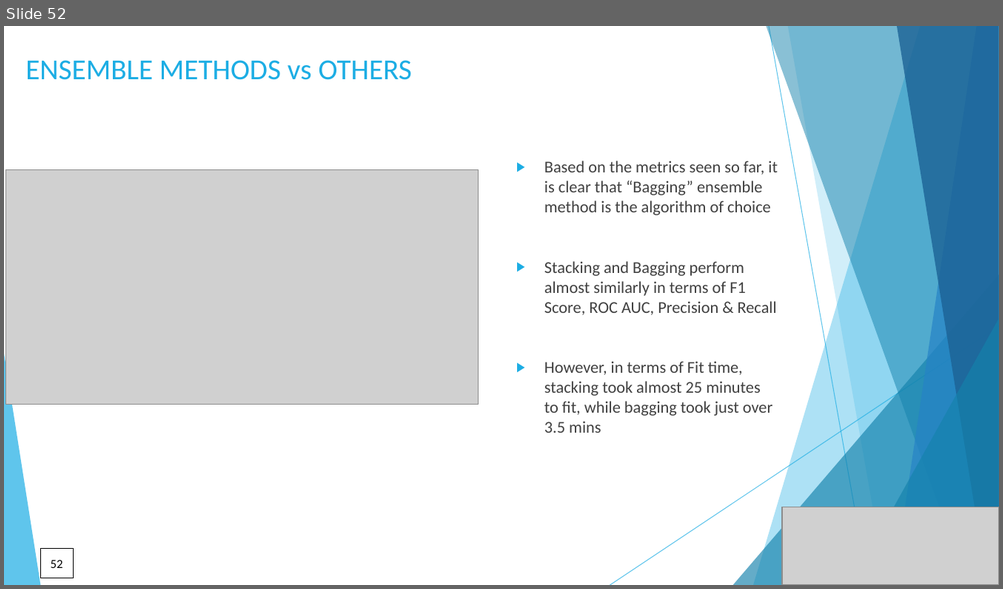
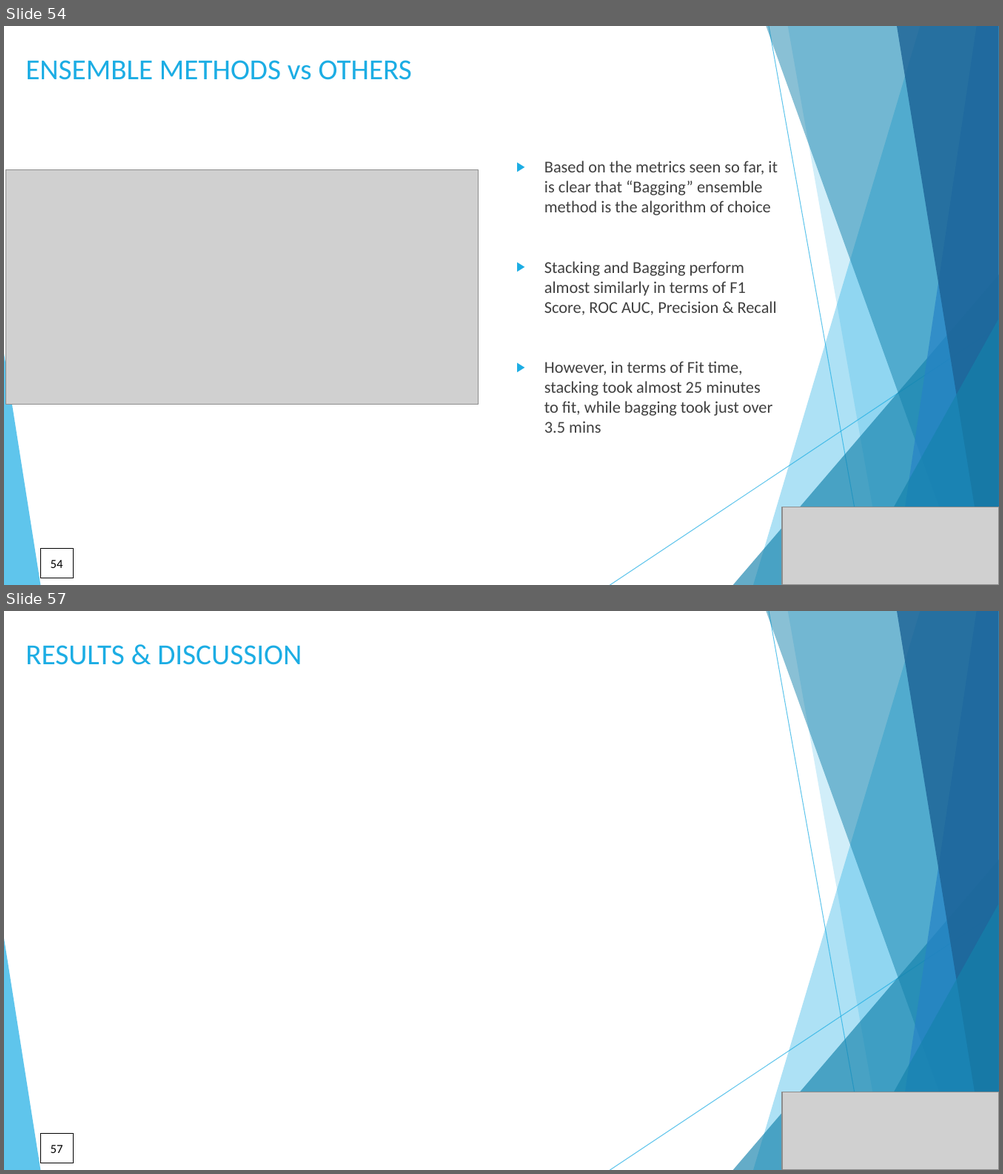
Before and after one commit to DataKnightsAI/Text-Classification-for-News-Summaries, a slide deck: presentation/CSML-1010-Group 20-project final presentation.pptx. Shown one above the other, each under a label of ours: slide 52 before the commit, slides 54 and 57 after it; the slides between them are not shown. The pictures are 1003x589 and 1003x1174 pixels, drawn with LibreOffice and Linux fonts; fonts in the diff are those of the drawing; grey boxes stand for pictures. Boxes give left, top, right and bottom in pixels: in the first picture for what was removed or moved away, otherwise in the second. Text is boxed around its words. In the diff, an @@ line names an element or a change of style, - is before the commit and + after.

```diff
--- a/presentation/CSML-1010-Group 20-project final presentation.pptx
+++ b/presentation/CSML-1010-Group 20-project final presentation.pptx
@@ slide 57 added at (4,611,999,1170), background #FFFFFF; not listed: 10 template elements that a slide beside it also shows @@
@@ text added at (25,645,301,665), 28 pt, text #1CADE4 @@
+RESULTS & DISCUSSION
@@ picture added at (782,1092,999,1170) @@
@@ page number added at (40,1134,73,1164), outline #000000 0.75 pt, 12 pt, text #000000 @@
+57
@@ what was slide 52 is now slide 54 @@
@@ page number at (51,560,63,568): text changed @@
-52
+54
```
Also in this commit, not shown: 3 slides changed, 4 other slides added.
